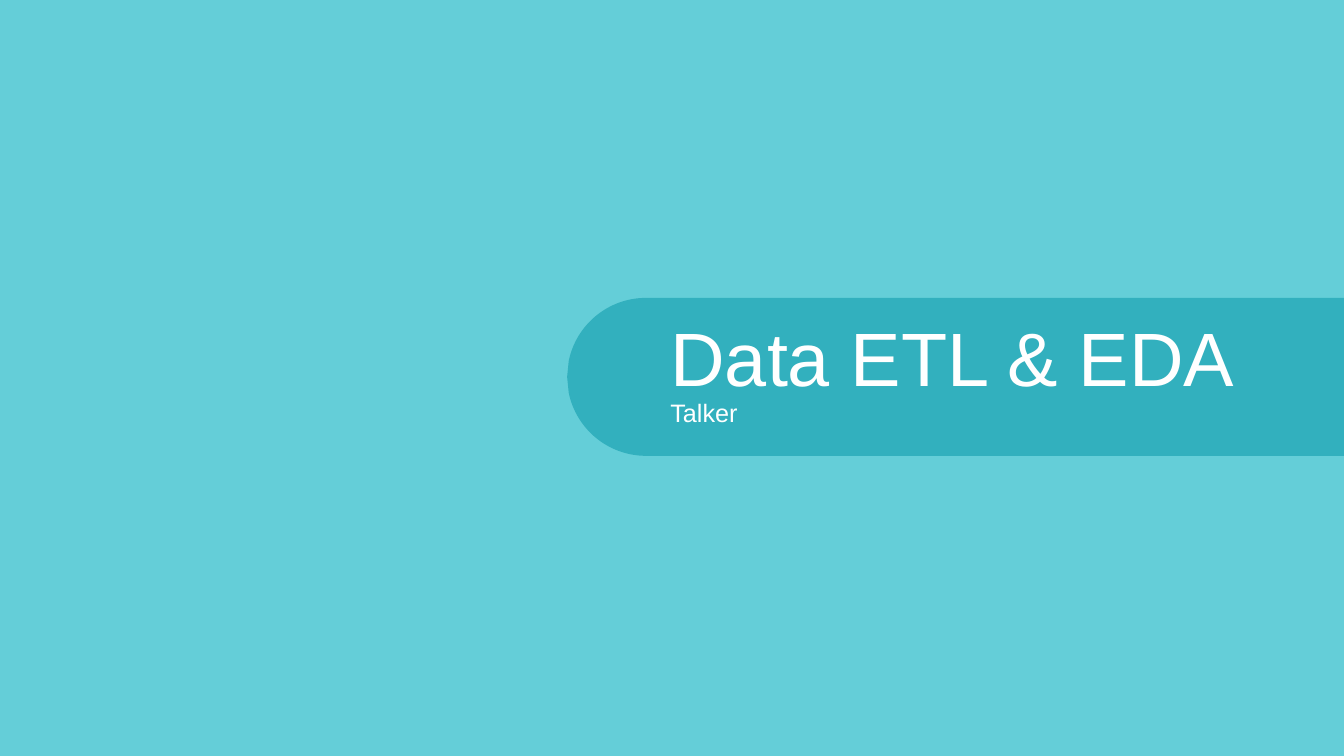
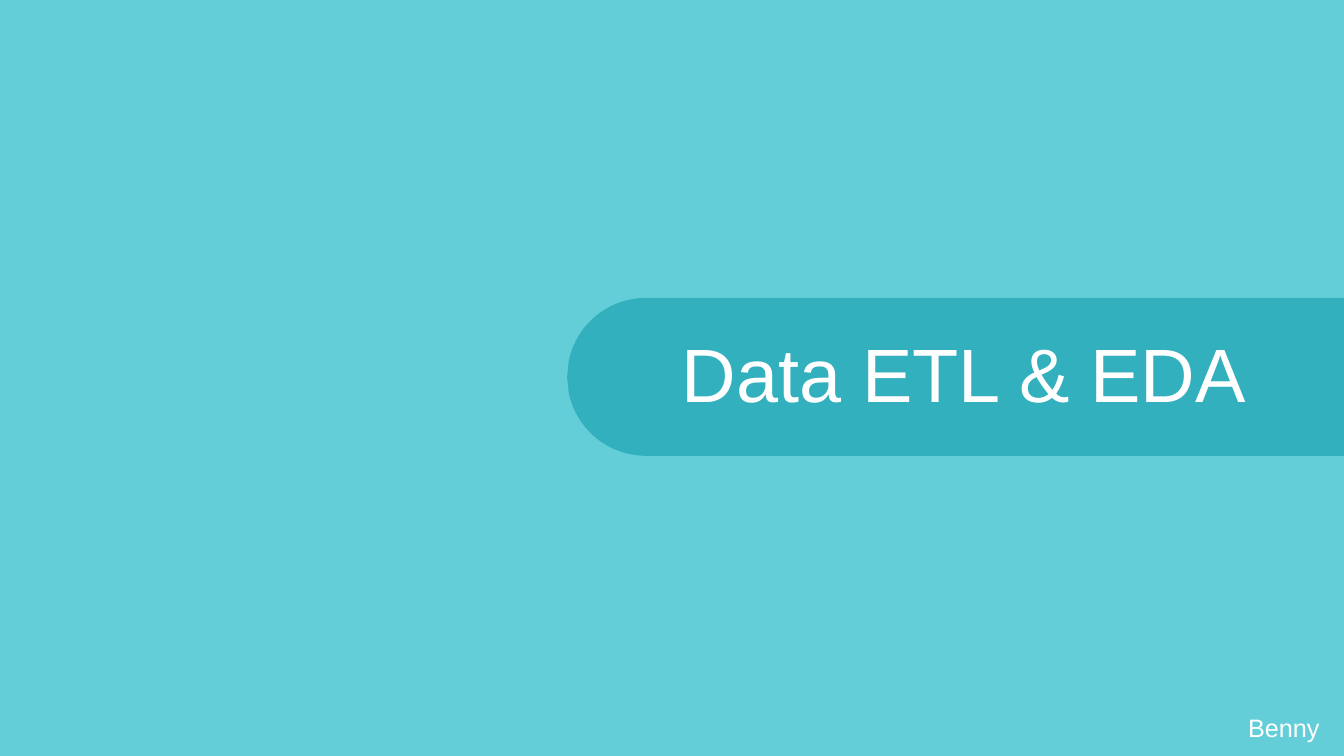
Before and after one commit to bgrullon/FlightDelayPrediction, a slide deck: slide 5 of src/presentation/Flight Delay Prediction.pptx (slide 6 before the commit). Drawn at 1344x756 pixels with LibreOffice and Linux fonts; fonts in the diff are those of the drawing; background and template pictures are left out. Boxes give left, top, right and bottom in pixels: in the first picture for what was removed or moved away, otherwise in the second. Text is boxed around its words. In the diff, an @@ line names an element or a change of style, - is before the commit and + after.

```diff
--- a/src/presentation/Flight Delay Prediction.pptx
+++ b/src/presentation/Flight Delay Prediction.pptx
@@ text "Data ETL & EDA": place and size @@
-text "Data ETL & EDA" at <box>670,334,1234,387</box>
+text "Data ETL & EDA" at <box>682,350,1245,403</box>
@@ text removed at <box>670,403,737,423</box> @@
-Talker
@@ text added at <box>1248,719,1319,742</box>, 18 pt, text #FFFFFF @@
+Benny
```
Also in this commit, not shown: 13 other slides changed, 4 slides added, 2 slides removed, 2 other files.
